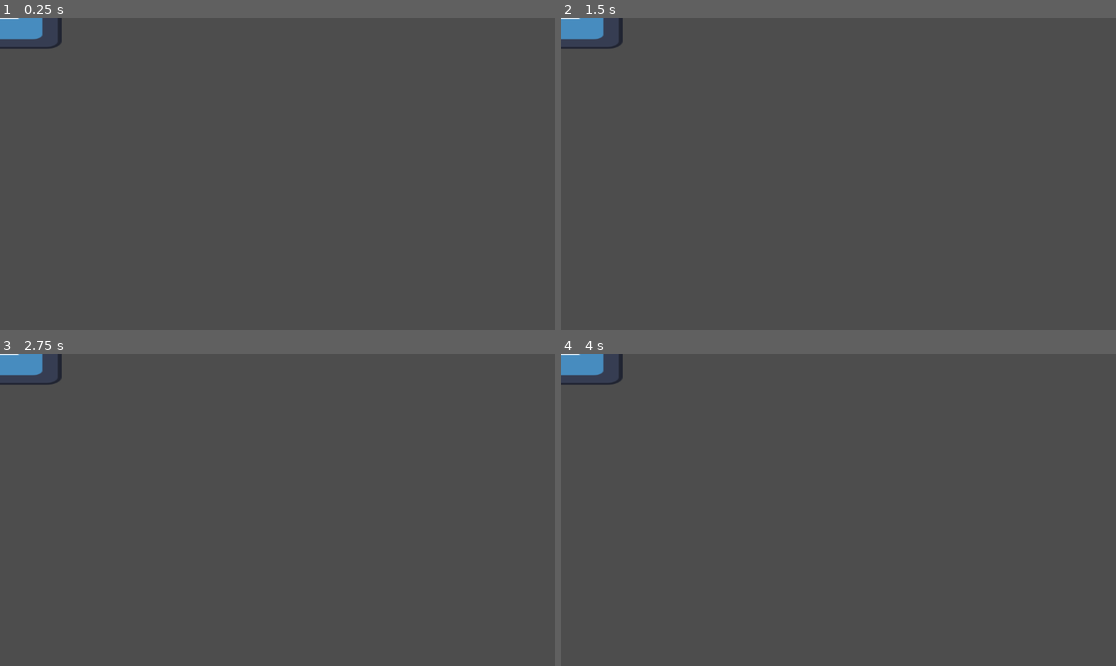
Above: before the commit, frames 1-4 (two rows, left to right).
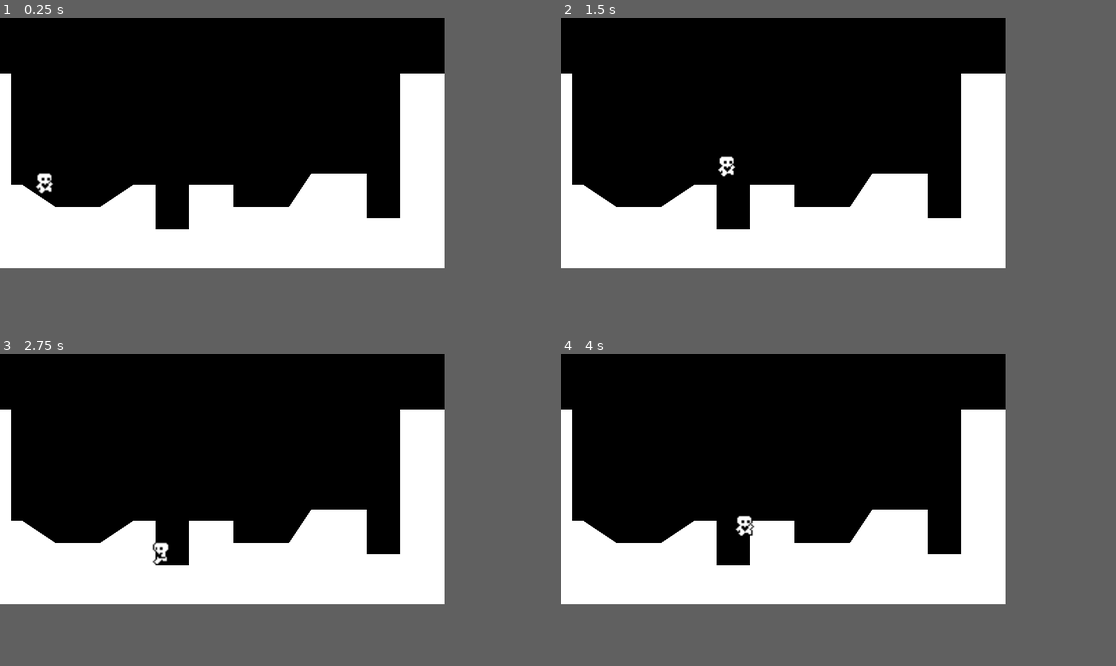
Above: after the commit, the same moments.

Repository: Mpprobst/BadIsGood
Game: Godot game, scene res://BadGame.tscn
The game is run twice, just before and just after one commit, with the same random seed, the same clock (stepped at 60 frames per second) and the same inputs. Before the commit the project has no main scene; this scene is started directly in both runs. The engine's default icon, where the game draws it, is replaced by a stand-in: a white triangle on a blue panel in a dark square.
Inputs:
- Up to frame 1 (0.25 s): no input
- Up to frame 2 (1.5 s): tap Enter (ui_accept) at 0.5, 0.6, 0.77, 1.07, 1.35 s; hold Right (ui_right) from 0.53 s (still down)
- Up to frame 3 (2.75 s): tap Enter (ui_accept) at 1.52, 1.82, 2.1 s; release Right (ui_right) at 2.03 s; hold Left (ui_left) from 2.03 s (still down)
- Up to frame 4 (4 s): release Left (ui_left) at 2.78 s; hold Right (ui_right) from 2.78 s (still down); tap Enter (ui_accept) at 2.85, 3.02, 3.32, 3.6, 3.77 s
The window is 799x449 before the commit and 640x360 after it. Grey fills any space a smaller window leaves; there, only what the larger window draws over its background counts as a difference.

The runs differ from the first frame. In frame 1, 64% of the frame differs, in the area x 0-81%, y 0-81%; in frame 2, 64%; in frame 3, 64%; in frame 4, 64%.

Commit message:
Player + Rough Level Layout

Diff:
--- /dev/null
+++ b/BadGame.gd
@@ -0,0 +1,8 @@
+extends Node2D
+
+@onready var collision_polygon_2d = $StaticBody2D/CollisionPolygon2D
+@onready var polygon_2d = $StaticBody2D/CollisionPolygon2D/Polygon2D
+
+func _ready():
+	RenderingServer.set_default_clear_color(Color.BLACK)
+	polygon_2d.polygon = collision_polygon_2d.polygon
--- a/BadGame.tscn
+++ b/BadGame.tscn
@@ -1,9 +1,24 @@
-[gd_scene load_steps=2 format=3 uid="uid://68qab6hdfa8y"]
+[gd_scene load_steps=4 format=3 uid="uid://68qab6hdfa8y"]
 
 [ext_resource type="Texture2D" uid="uid://d0rflslug6lej" path="res://icon.svg" id="1_0pfjv"]
+[ext_resource type="Script" path="res://BadGame.gd" id="1_1h2ok"]
+[ext_resource type="PackedScene" uid="uid://b1ycb50vkkwio" path="res://player.tscn" id="3_gr56p"]
 
-[node name="Node2D" type="Node2D"]
+[node name="World" type="Node2D"]
+script = ExtResource("1_1h2ok")
 
 [node name="Sprite2D" type="Sprite2D" parent="."]
+position = Vector2(-232, -120)
 scale = Vector2(2, 1)
 texture = ExtResource("1_0pfjv")
+
+[node name="StaticBody2D" type="StaticBody2D" parent="."]
+
+[node name="CollisionPolygon2D" type="CollisionPolygon2D" parent="StaticBody2D"]
+position = Vector2(-32, 40)
+polygon = PackedVector2Array(16, 0, 40, 0, 40, 80, 48, 80, 72, 96, 104, 96, 128, 80, 144, 80, 144, 112, 168, 112, 168, 80, 200, 80, 200, 96, 240, 96, 256, 72, 296, 72, 296, 104, 320, 104, 320, 0, 352, 0, 352, 144, 74.776, 144, 16, 144)
+
+[node name="Polygon2D" type="Polygon2D" parent="StaticBody2D/CollisionPolygon2D"]
+
+[node name="Player" parent="." instance=ExtResource("3_gr56p")]
+position = Vector2(32, 96)
--- /dev/null
+++ b/player.gd
@@ -0,0 +1,53 @@
+extends CharacterBody2D
+
+const SPEED = 100.0
+const ACCELERATION = 800.0
+const FRICTION = 1000.0
+const JUMP_VELOCITY = -300.0
+
+# Get the gravity from the project settings to be synced with RigidBody nodes.
+var gravity = ProjectSettings.get_setting("physics/2d/default_gravity")
+@onready var animated_sprite_2d = $AnimatedSprite2D
+
+func _physics_process(delta):
+	apply_gravity(delta)
+	handle_jump()
+	var input_axis = Input.get_axis("ui_left", "ui_right")
+	handle_acceleration(input_axis, delta)
+	apply_friction(input_axis, delta)
+	update_animations(input_axis)
+	move_and_slide()
+
+func apply_gravity(delta):
+	if not is_on_floor():
+		velocity.y += gravity * delta
+
+func handle_jump():
+	if is_on_floor():
+		if Input.is_action_just_pressed("ui_accept") and is_on_floor():
+			velocity.y = JUMP_VELOCITY
+	else:
+		if Input.is_action_just_released("ui_accept") and velocity.y < JUMP_VELOCITY / 2:
+			velocity.y = JUMP_VELOCITY / 2
+
+func handle_acceleration(input_axis, delta):
+	if input_axis:
+		velocity.x = move_toward(velocity.x, SPEED * input_axis, ACCELERATION * delta)
+		# (Old code used here) velocity.x = direction * SPEED
+
+func apply_friction(input_axis, delta):
+	if input_axis == 0:
+		velocity.x = move_toward(velocity.x, 0, FRICTION * delta)
+		# (Old code used here)velocity.x = move_toward(velocity.x, 0, SPEED)
+		# Or just set velocity.x = 0 for simplicities sake!
+
+func update_animations(input_axis):
+	if input_axis != 0:
+		animated_sprite_2d.flip_h = (input_axis < 0)
+		animated_sprite_2d.play("Run")
+	else:
+		animated_sprite_2d.play("Idle")
+
+	if not is_on_floor():
+		animated_sprite_2d.play("Jump")
+		# This overrides other animations if we are in air
--- /dev/null
+++ b/player.tscn
@@ -0,0 +1,96 @@
+[gd_scene load_steps=13 format=3 uid="uid://b1ycb50vkkwio"]
+
+[ext_resource type="Script" path="res://player.gd" id="1_ch3uq"]
+[ext_resource type="Texture2D" uid="uid://dstsdhmp7hou0" path="res://player.png" id="2_sh6xq"]
+
+[sub_resource type="AtlasTexture" id="AtlasTexture_k7e5h"]
+atlas = ExtResource("2_sh6xq")
+region = Rect2(0, 0, 24, 20)
+
+[sub_resource type="AtlasTexture" id="AtlasTexture_82bot"]
+atlas = ExtResource("2_sh6xq")
+region = Rect2(144, 0, 24, 20)
+
+[sub_resource type="AtlasTexture" id="AtlasTexture_bnya5"]
+atlas = ExtResource("2_sh6xq")
+region = Rect2(24, 0, 24, 20)
+
+[sub_resource type="AtlasTexture" id="AtlasTexture_4enjh"]
+atlas = ExtResource("2_sh6xq")
+region = Rect2(48, 0, 24, 20)
+
+[sub_resource type="AtlasTexture" id="AtlasTexture_ktmk1"]
+atlas = ExtResource("2_sh6xq")
+region = Rect2(72, 0, 24, 20)
+
+[sub_resource type="AtlasTexture" id="AtlasTexture_7pipa"]
+atlas = ExtResource("2_sh6xq")
+region = Rect2(96, 0, 24, 20)
+
+[sub_resource type="AtlasTexture" id="AtlasTexture_wob82"]
+atlas = ExtResource("2_sh6xq")
+region = Rect2(120, 0, 24, 20)
+
+[sub_resource type="AtlasTexture" id="AtlasTexture_4sbxl"]
+atlas = ExtResource("2_sh6xq")
+region = Rect2(0, 0, 24, 20)
+
+[sub_resource type="SpriteFrames" id="SpriteFrames_pm00d"]
+animations = [{
+"frames": [{
+"duration": 1.0,
+"texture": SubResource("AtlasTexture_k7e5h")
+}],
+"loop": true,
+"name": &"Idle",
+"speed": 5.0
+}, {
+"frames": [{
+"duration": 1.0,
+"texture": SubResource("AtlasTexture_82bot")
+}],
+"loop": true,
+"name": &"Jump",
+"speed": 5.0
+}, {
+"frames": [{
+"duration": 1.0,
+"texture": SubResource("AtlasTexture_bnya5")
+}, {
+"duration": 1.0,
+"texture": SubResource("AtlasTexture_4enjh")
+}, {
+"duration": 1.0,
+"texture": SubResource("AtlasTexture_ktmk1")
+}, {
+"duration": 1.0,
+"texture": SubResource("AtlasTexture_7pipa")
+}, {
+"duration": 1.0,
+"texture": SubResource("AtlasTexture_wob82")
+}, {
+"duration": 1.0,
+"texture": SubResource("AtlasTexture_4sbxl")
+}],
+"loop": true,
+"name": &"Run",
+"speed": 10.0
+}]
+
+[sub_resource type="RectangleShape2D" id="RectangleShape2D_e0iao"]
+size = Vector2(8, 16)
+
+[node name="Player" type="CharacterBody2D"]
+floor_snap_length = 2.0
+script = ExtResource("1_ch3uq")
+
+[node name="AnimatedSprite2D" type="AnimatedSprite2D" parent="."]
+position = Vector2(0, -10)
+sprite_frames = SubResource("SpriteFrames_pm00d")
+animation = &"Run"
+frame = 2
+frame_progress = 0.0935276
+
+[node name="CollisionShape2D" type="CollisionShape2D" parent="."]
+position = Vector2(0, -8)
+shape = SubResource("RectangleShape2D_e0iao")
--- a/project.godot
+++ b/project.godot
@@ -11,8 +11,17 @@
 [application]
 
 config/name="BadGame"
+run/main_scene="res://BadGame.tscn"
 config/features=PackedStringArray("4.2", "GL Compatibility")
 config/icon="res://icon.svg"
+
+[display]
+
+window/size/viewport_width=320
+window/size/viewport_height=180
+window/size/window_width_override=1280
+window/size/window_height_override=720
+window/stretch/mode="canvas_items"
 
 [dotnet]
 
Binary file added: player.png
Not shown, added: player.png.import
